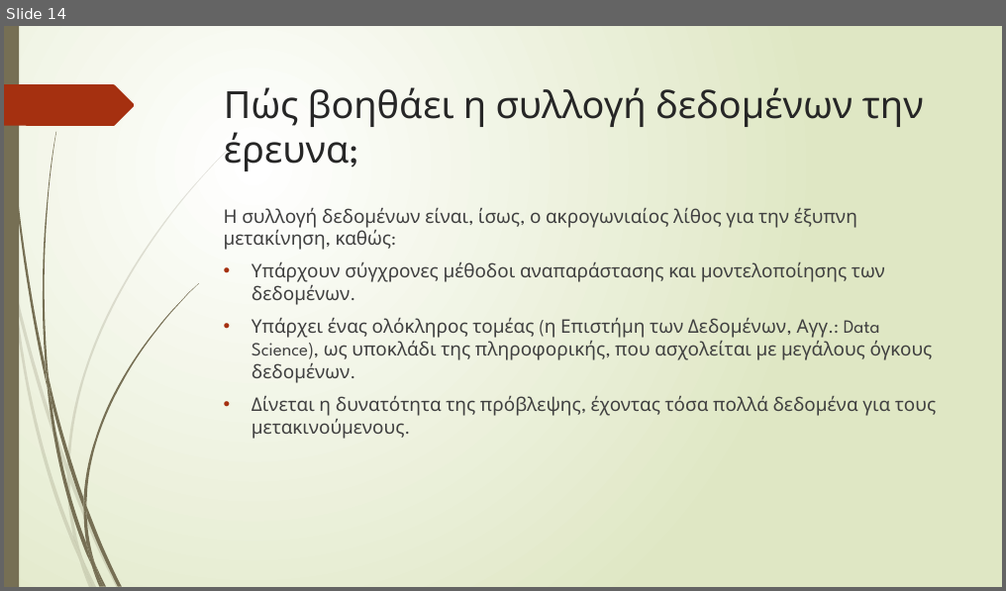
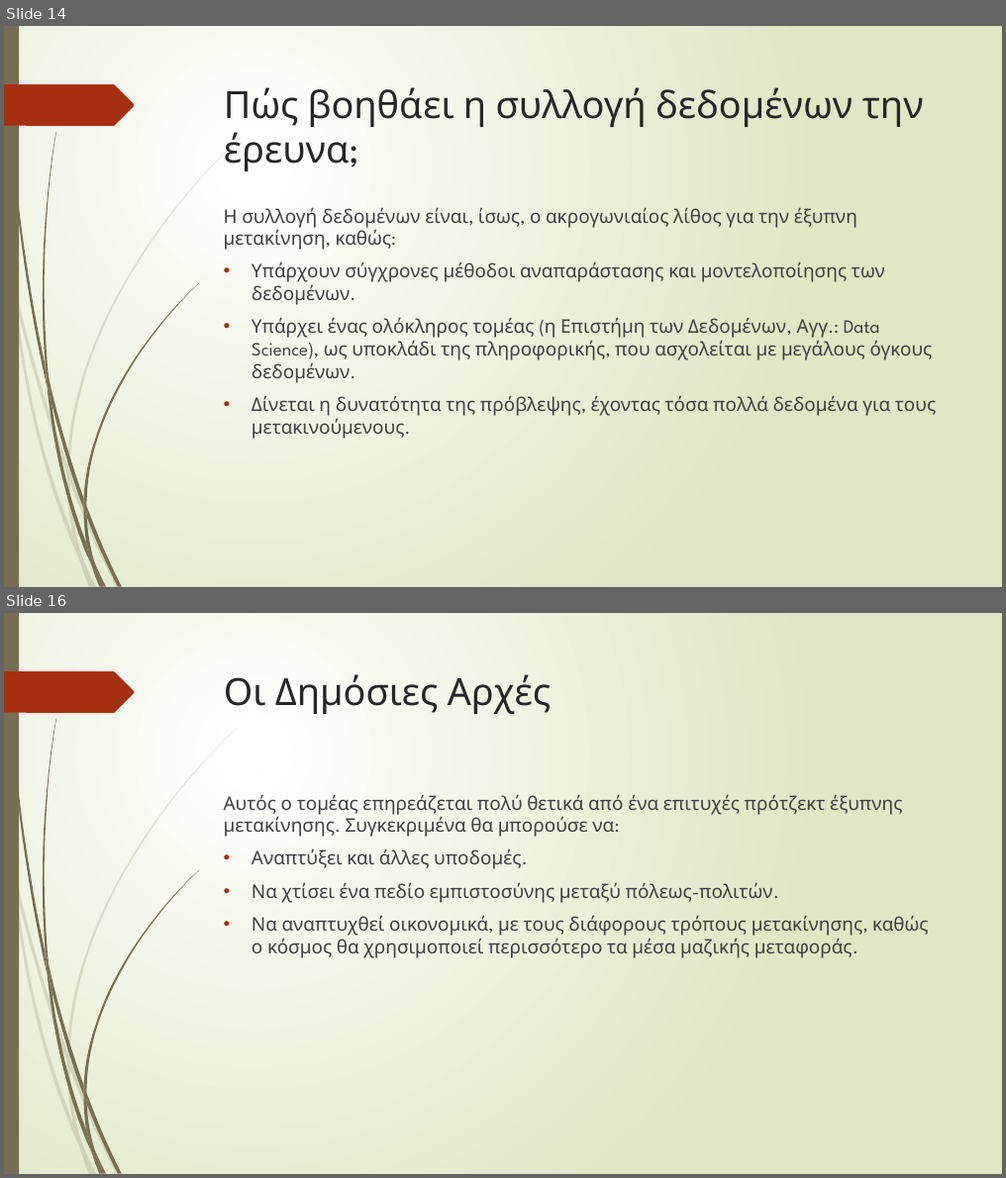
Before and after one commit to GeorgeMC2610/Contiki-Cooja-Simulations, a slide deck: final/p19204.pptx. Shown one above the other, each under a label of ours: slide 14 before the commit, slides 14 and 16 after it; the slides between them are not shown. The pictures are 1006x591 and 1006x1178 pixels, drawn with LibreOffice and Linux fonts; fonts in the diff are those of the drawing. Boxes give left, top, right and bottom in pixels: in the first picture for what was removed or moved away, otherwise in the second. Text is boxed around its words. In the diff, an @@ line names an element or a change of style, - is before the commit and + after.

```diff
--- a/final/p19204.pptx
+++ b/final/p19204.pptx
@@ slide 16 added at (x1=4, y1=613, x2=1002, y2=1174), background gradient #FFFFFF to #DFE8C4; not listed: 24 template elements that a slide beside it also shows @@
@@ title added at (x1=224, y1=674, x2=550, y2=714), 36 pt, text #262626 @@
+Οι Δημόσιες Αρχές
@@ text added at (x1=224, y1=794, x2=928, y2=959), 18 pt, text #404040 @@
+Αυτός ο τομέας επηρεάζεται πολύ θετικά από ένα επιτυχές πρότζεκτ έξυπνης μετακίνησης. Συγκεκριμένα θα μπορούσε να:
+• Αναπτύξει και άλλες υποδομές.
+• Να χτίσει ένα πεδίο εμπιστοσύνης μεταξύ πόλεως-πολιτών.
+• Να αναπτυχθεί οικονομικά, με τους διάφορους τρόπους μετακίνησης, καθώς ο κόσμος θα χρησιμοποιεί περισσότερο τα μέσα μαζικής μεταφοράς.
```
Also in this commit, not shown: 1 slide changed, 2 other slides added.
